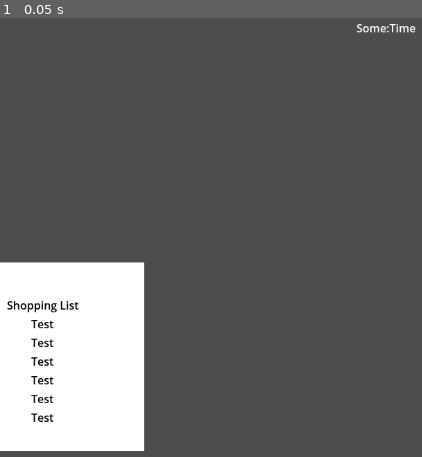
Above: before the commit, frame 1.
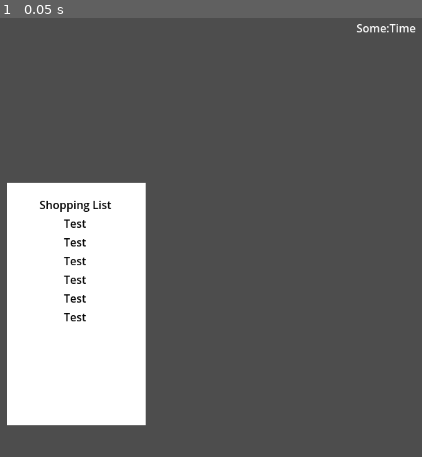
Above: after the commit, the same moment.

Repository: Drury-Indie-Game-Studio/GGJ2024
Game: Godot game, scene res://Scenes/GameUI.tscn
Same seed, same stepped clock (60 frames per second), same inputs: the game is played once before the commit and once after it. This scene is started directly instead of the project's main scene.
Inputs:
- Up to frame 1 (0.05 s): no input

The runs differ from the first frame. In frame 1, 9.5% of the frame differs, in the area x 0-35%, y 37-99%.

Commit message:
Merge Update

Diff:
--- a/Scenes/GameUI.tscn
+++ b/Scenes/GameUI.tscn
@@ -1,11 +1,12 @@
 [gd_scene load_steps=3 format=3 uid="uid://dbfh3saqgp4bs"]
 
-[sub_resource type="Gradient" id="Gradient_g1jfq"]
+[sub_resource type="Gradient" id="Gradient_ac1ar"]
 offsets = PackedFloat32Array(1)
 colors = PackedColorArray(1, 1, 1, 1)
 
-[sub_resource type="GradientTexture1D" id="GradientTexture1D_s167k"]
-gradient = SubResource("Gradient_g1jfq")
+[sub_resource type="GradientTexture1D" id="GradientTexture1D_1anc4"]
+gradient = SubResource("Gradient_ac1ar")
+width = 200
 
 [node name="Control" type="Control"]
 layout_mode = 3
@@ -30,64 +31,61 @@
 [node name="Label" type="Label" parent="MarginContainer/VBoxContainer"]
 layout_mode = 2
 size_flags_vertical = 3
+size_flags_stretch_ratio = 0.66
 text = "Some:Time"
 horizontal_alignment = 1
 
-[node name="TextureRect" type="TextureRect" parent="MarginContainer/VBoxContainer/Label"]
-layout_mode = 0
-offset_left = -74.0
-offset_top = 350.0
-offset_right = 182.0
-offset_bottom = 622.0
-texture = SubResource("GradientTexture1D_s167k")
-expand_mode = 2
+[node name="TextureRect" type="TextureRect" parent="MarginContainer/VBoxContainer"]
+layout_mode = 2
+size_flags_horizontal = 0
+size_flags_vertical = 3
+texture = SubResource("GradientTexture1D_1anc4")
 
-[node name="VBoxContainer" type="VBoxContainer" parent="MarginContainer/VBoxContainer/Label/TextureRect"]
+[node name="VBoxContainer" type="VBoxContainer" parent="MarginContainer/VBoxContainer/TextureRect"]
 layout_mode = 2
-offset_left = 74.0
-offset_top = 50.0
-offset_right = 178.0
-offset_bottom = 235.0
+offset_top = 20.0
+offset_right = 198.0
+offset_bottom = 350.0
 size_flags_horizontal = 0
 size_flags_vertical = 10
 
-[node name="Label" type="Label" parent="MarginContainer/VBoxContainer/Label/TextureRect/VBoxContainer"]
+[node name="Label" type="Label" parent="MarginContainer/VBoxContainer/TextureRect/VBoxContainer"]
 modulate = Color(0, 0, 0, 1)
 layout_mode = 2
 size_flags_horizontal = 4
 text = "Shopping List"
 
-[node name="Label2" type="Label" parent="MarginContainer/VBoxContainer/Label/TextureRect/VBoxContainer"]
+[node name="Label2" type="Label" parent="MarginContainer/VBoxContainer/TextureRect/VBoxContainer"]
 modulate = Color(0, 0, 0, 1)
 layout_mode = 2
 size_flags_horizontal = 4
 text = "Test"
 
-[node name="Label3" type="Label" parent="MarginContainer/VBoxContainer/Label/TextureRect/VBoxContainer"]
+[node name="Label3" type="Label" parent="MarginContainer/VBoxContainer/TextureRect/VBoxContainer"]
 modulate = Color(0, 0, 0, 1)
 layout_mode = 2
 size_flags_horizontal = 4
 text = "Test"
 
-[node name="Label4" type="Label" parent="MarginContainer/VBoxContainer/Label/TextureRect/VBoxContainer"]
+[node name="Label4" type="Label" parent="MarginContainer/VBoxContainer/TextureRect/VBoxContainer"]
 modulate = Color(0, 0, 0, 1)
 layout_mode = 2
 size_flags_horizontal = 4
 text = "Test"
 
-[node name="Label5" type="Label" parent="MarginContainer/VBoxContainer/Label/TextureRect/VBoxContainer"]
+[node name="Label5" type="Label" parent="MarginContainer/VBoxContainer/TextureRect/VBoxContainer"]
 modulate = Color(0, 0, 0, 1)
 layout_mode = 2
 size_flags_horizontal = 4
 text = "Test"
 
-[node name="Label6" type="Label" parent="MarginContainer/VBoxContainer/Label/TextureRect/VBoxContainer"]
+[node name="Label6" type="Label" parent="MarginContainer/VBoxContainer/TextureRect/VBoxContainer"]
 modulate = Color(0, 0, 0, 1)
 layout_mode = 2
 size_flags_horizontal = 4
 text = "Test"
 
-[node name="Label7" type="Label" parent="MarginContainer/VBoxContainer/Label/TextureRect/VBoxContainer"]
+[node name="Label7" type="Label" parent="MarginContainer/VBoxContainer/TextureRect/VBoxContainer"]
 modulate = Color(0, 0, 0, 1)
 layout_mode = 2
 size_flags_horizontal = 4
Not shown, added: Assets/Sound/SFX/jingle.wav.import
Not shown, added: Assets/Sound/SFX/liquid1.wav.import
Not shown, added: Assets/Sound/SFX/liquid2.wav.import
Not shown, added: Assets/Sound/SFX/timer.wav.import
